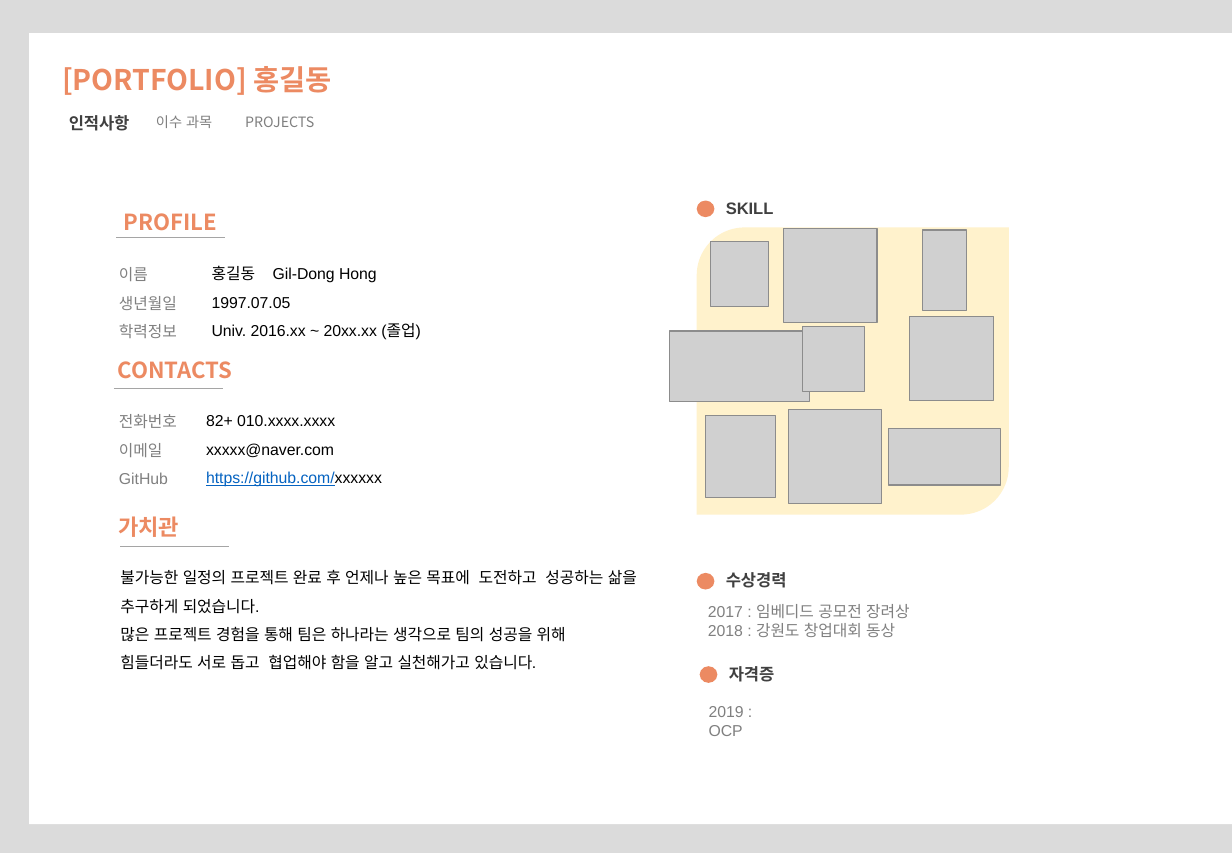
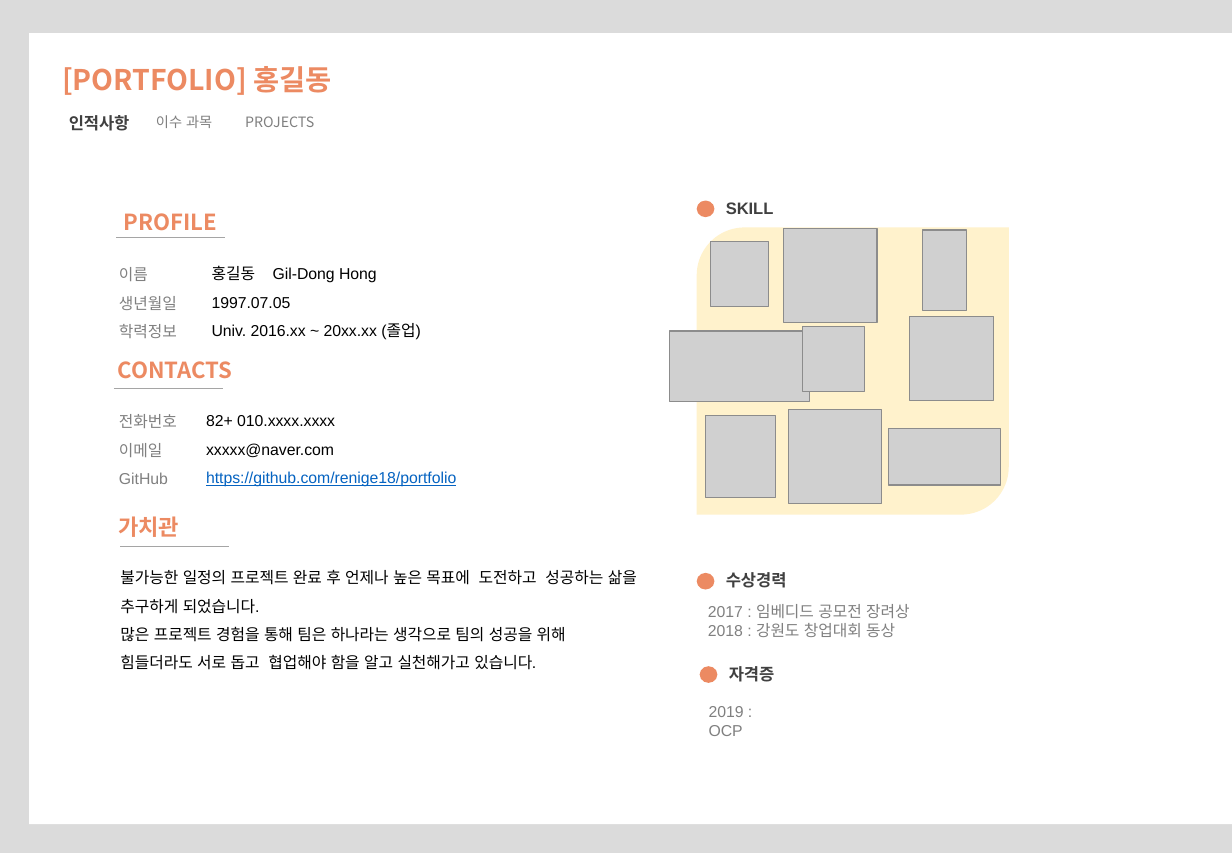
Before and after one commit to hwoo2814/2021_major_program, a slide deck: slide 2 of 5_portfolio/포트폴리오_예.pptx. Drawn at 1232x853 pixels with LibreOffice and Linux fonts; fonts in the diff are those of the drawing; grey boxes stand for pictures. Boxes give left, top, right and bottom in pixels: in the first picture for what was removed or moved away, otherwise in the second. Text is boxed around its words. In the diff, an @@ line names an element or a change of style, - is before the commit and + after.

```diff
--- a/5_portfolio/포트폴리오_예.pptx
+++ b/5_portfolio/포트폴리오_예.pptx
@@ text at bbox=[206, 471, 456, 487]: text changed @@
-https://github.com/xxxxxx
+https://github.com/renige18/portfolio
```
Also in this commit, not shown: 2 other slides changed, 5 other files.
